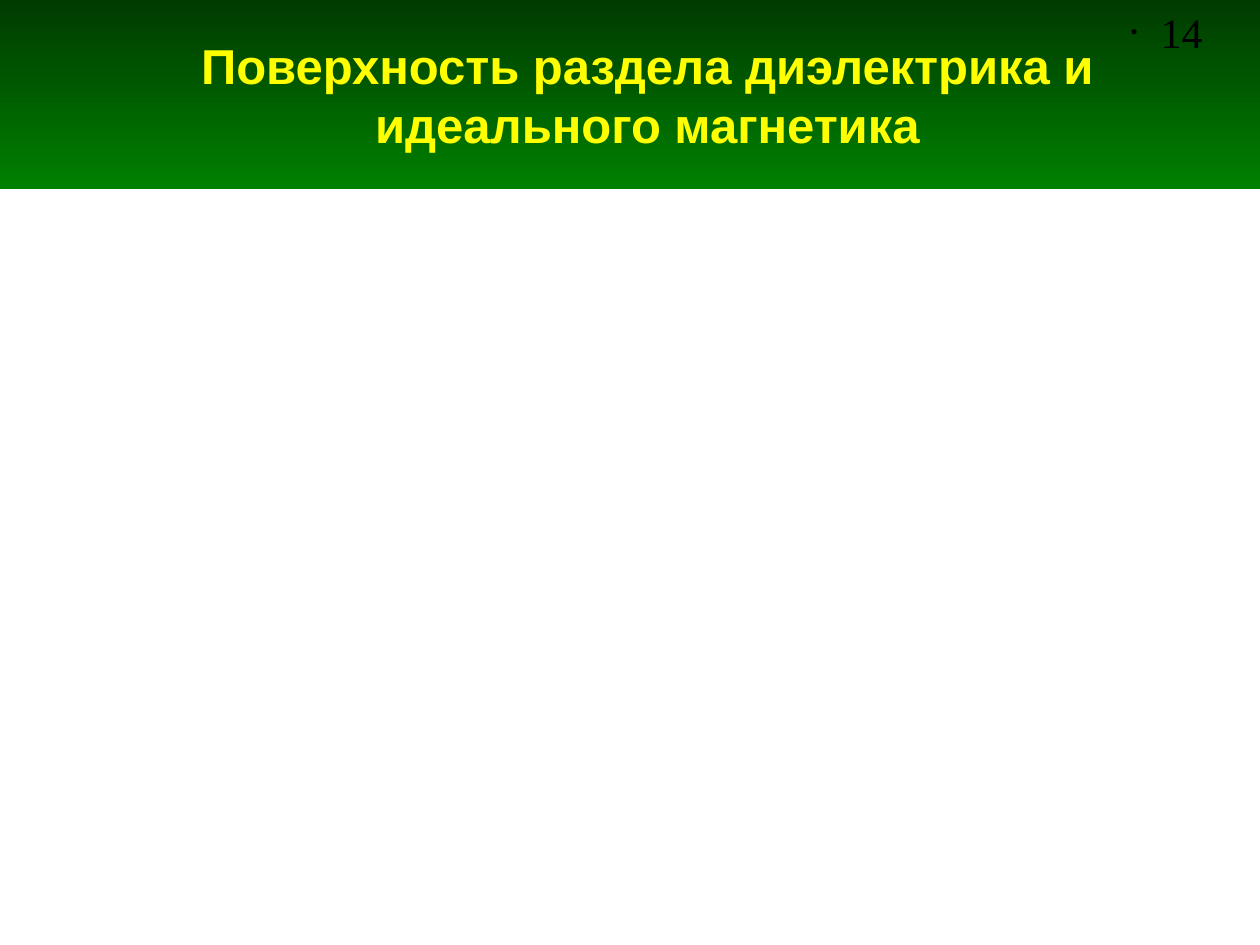
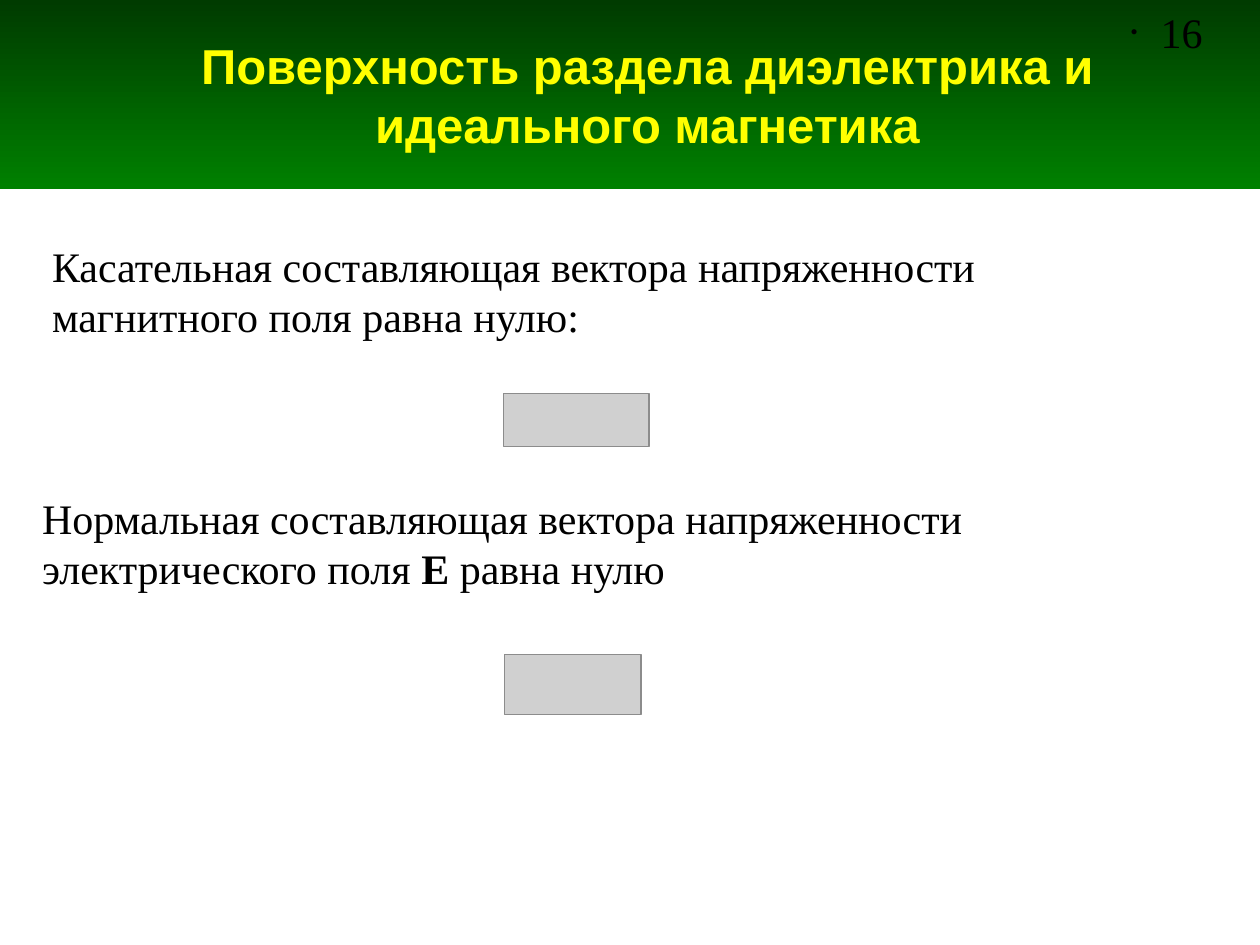
Before and after one commit to andris0147sv/modelling, a slide deck: slide 16 of presentations/1. Problem Statement.odp (slide 14 before the commit). Drawn at 1260x945 pixels with LibreOffice and Linux fonts; fonts in the diff are those of the drawing; grey boxes stand for pictures. Boxes give left, top, right and bottom in pixels: in the first picture for what was removed or moved away, otherwise in the second. Text is boxed around its words. In the diff, an @@ line names an element or a change of style, - is before the commit and + after.

```diff
--- a/presentations/1. Problem Statement.odp
+++ b/presentations/1. Problem Statement.odp
@@ page number at box(1161, 20, 1203, 48): text changed @@
-• 14
+• 16
@@ text added at box(52, 254, 975, 341), 24 pt, text #000000 @@
+Касательная составляющая вектора напряженности магнитного поля равна нулю:
@@ picture added at box(504, 393, 649, 446) @@
@@ text added at box(42, 506, 962, 593), 24 pt, text #000000 @@
+Нормальная составляющая вектора напряженности электрического поля E равна нулю
@@ picture added at box(504, 655, 640, 716) @@
```
Also in this commit, not shown: 4 other slides changed, 4 slides added, 1 slide removed.
